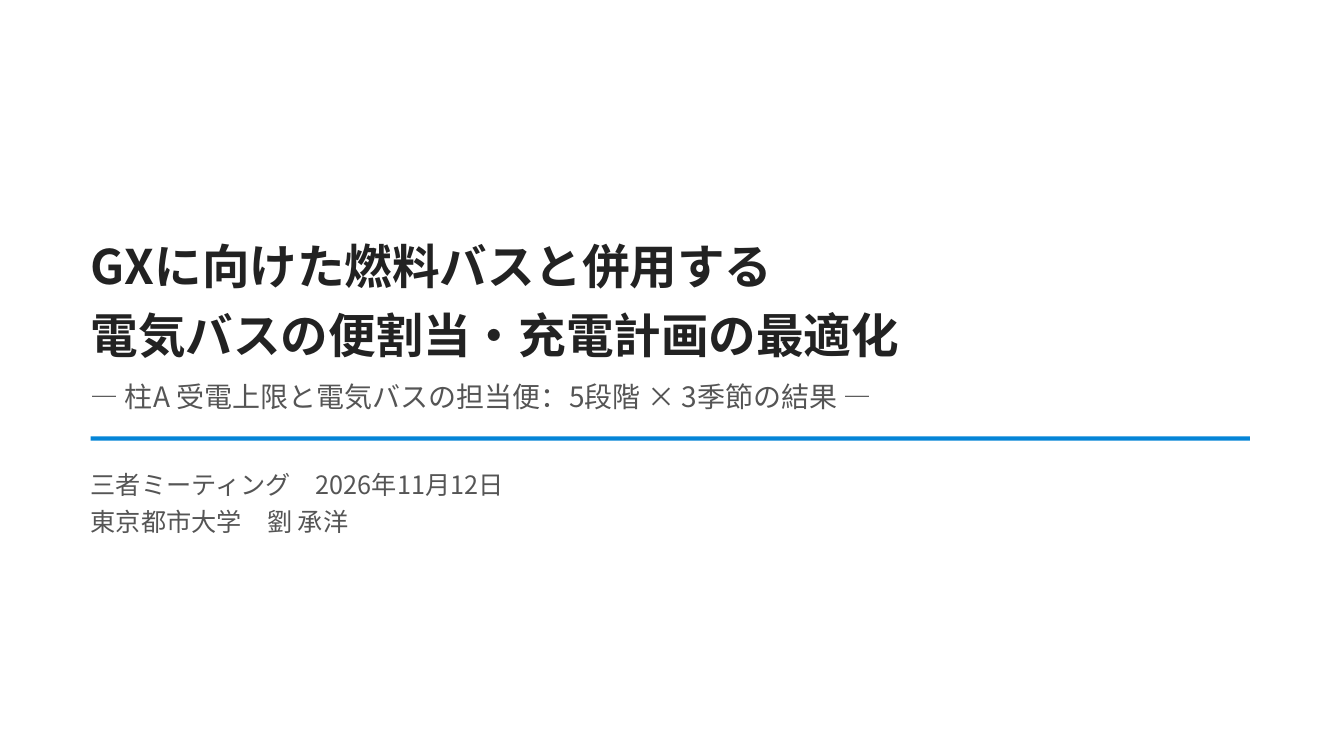
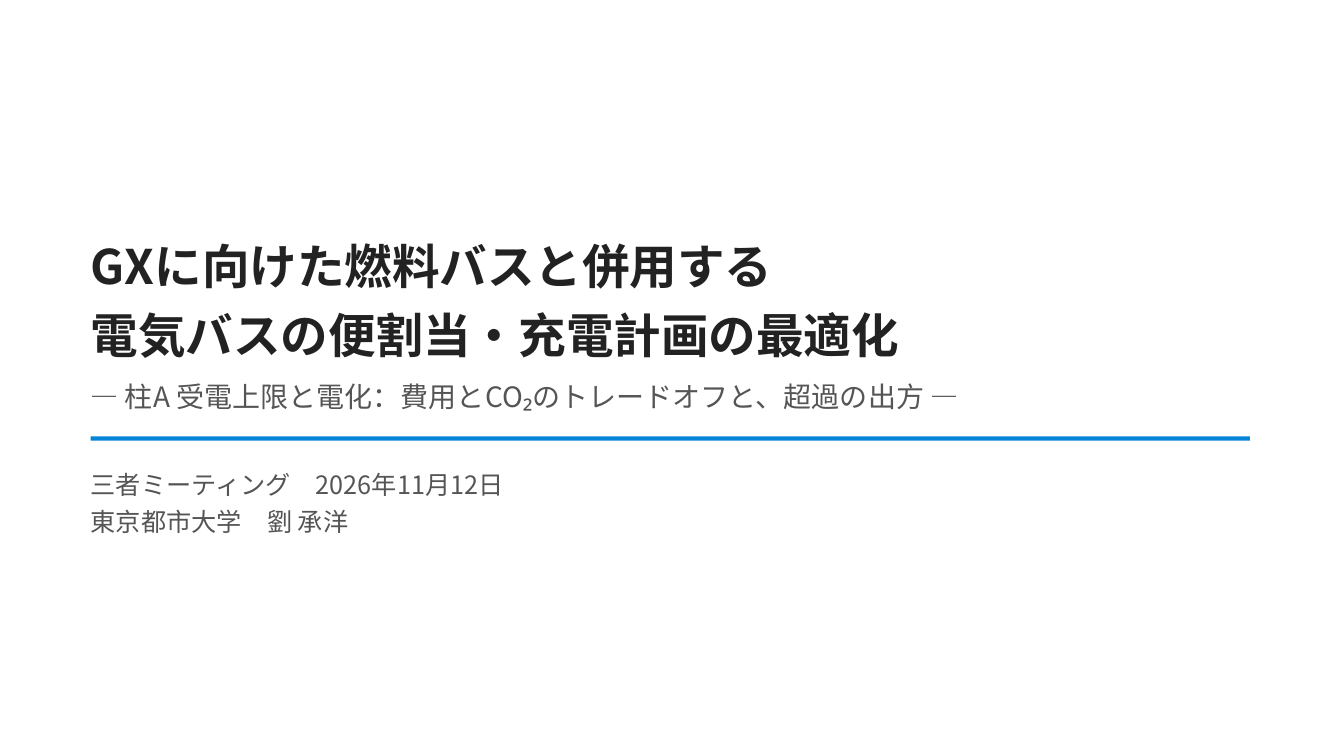
Before and after one commit to CYLIU2003/master-course, a slide deck: slide 1 of outcome/2026-11-12_three_party/three_party_20261112.pptx. Drawn at 1344x756 pixels with LibreOffice and Linux fonts; fonts in the diff are those of the drawing. Boxes give left, top, right and bottom in pixels: in the first picture for what was removed or moved away, otherwise in the second. Text is boxed around its words. In the diff, an @@ line names an element or a change of style, - is before the commit and + after.

```diff
--- a/outcome/2026-11-12_three_party/three_party_20261112.pptx
+++ b/outcome/2026-11-12_three_party/three_party_20261112.pptx
@@ text at (125, 383, 924, 411): text changed @@
-― 柱A 受電上限と電気バスの担当便：5段階 × 3季節の結果 ―
+― 柱A 受電上限と電化：費用とCO₂のトレードオフと、超過の出方 ―
```
Also in this commit, not shown: 18 other slides changed, 4 slides added, 4 other files.
